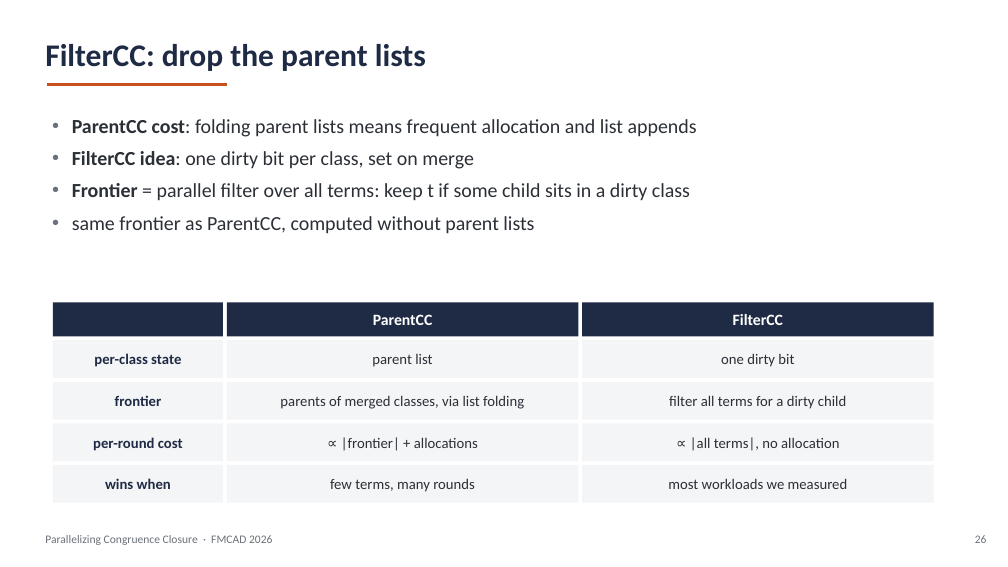
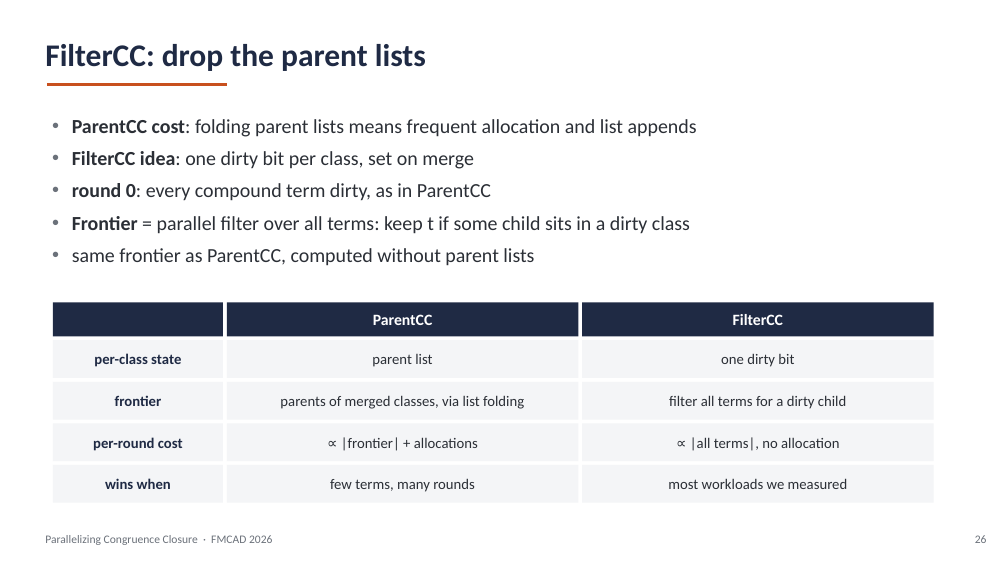
Before and after one commit to amarshah1/parallelcc-paper, a slide deck: slide 26 of slides/parallelcc-part1.pptx. Drawn at 1008x567 pixels with LibreOffice and Linux fonts; fonts in the diff are those of the drawing. Boxes give left, top, right and bottom in pixels: in the first picture for what was removed or moved away, otherwise in the second. Text is boxed around its words. In the diff, an @@ line names an element or a change of style, - is before the commit and + after.

```diff
--- a/slides/parallelcc-part1.pptx
+++ b/slides/parallelcc-part1.pptx
@@ text at (x1=72, y1=183, x2=491, y2=201): paragraph added @@
+• round 0: every compound term dirty, as in ParentCC
```
Also in this commit, not shown: 5 other slides changed, 1 other file.
